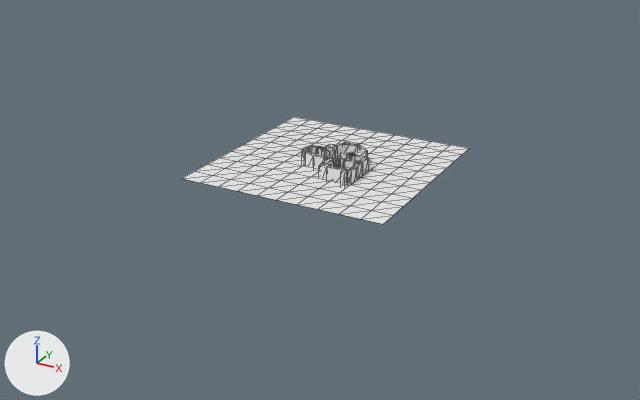
The OBJ model ET-release8.1/Tools/RecastNavExportor/Meshes/Map2.obj, before and after one commit.
The view is the same before and after, from a 50 mm lens placed at (88.0, -172.2, 75.8), pointed at (-3.6, -5.7, -7.5). The axes (+X, +Y, +Z) are drawn at lower left. The lights are the same throughout. The picture after the commit comes second. Mesh edges are drawn as thin lines. Where no turn or scale is listed for an object, it has been applied to the vertices. Vertices at exactly the same position are counted once.

Names of what the first picture shows: 'Map2'.
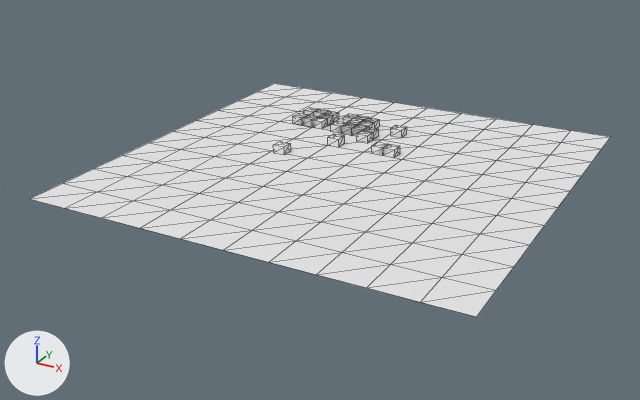
Changed parts and their boxes (x1, y1, x2, y2) in the pictures (640 x 400 px; the box of a moved part takes in the faces that stretch with it):
'Map2', reshaped (102% wider, 118% taller)
    before: (182, 117, 469, 224)
    after: (30, 83, 610, 317)
part 1 of me_map2, added
    after: (273, 141, 291, 155)
part 2 of me_map2, added
    after: (328, 134, 344, 147)
part 3 of me_map2, added
    after: (348, 118, 364, 124)
part 4 of me_map2, moved or reshaped
    before: (182, 117, 469, 224)
    after: (30, 83, 610, 317)
part 5 of me_map2, added
    after: (391, 125, 407, 138)
part 6 of me_map2, added
    after: (293, 107, 339, 129)
part 7 of me_map2, added
    after: (331, 121, 378, 143)
part 8 of me_map2, added
    after: (343, 114, 379, 128)
part 9 of me_map2, deleted
    before: (302, 142, 369, 185)
part 10 of me_map2, added
    after: (372, 142, 400, 158)

What the commit changed:
me_map2 is used by ob_map2; location (0.0, 0.0, 0.0).
me_map2 had 369 vertices, 572 faces and spanned x -28.5..21.5, y -25.1..24.9, z -3.0..3.0.
me_map2 no longer uses material mat_lit (white #e7e7e7).
me_map2 now has 245 vertices, 476 faces and spans x -50.0..50.0, y -50.0..50.0, z 0.0..2.3.
me_map2 part 1: a new loose piece, a box spanning x -19.0..-16.0, y -1.0..2.0, z 0.0..2.0, in mat_urp (white #e7e7e7).
me_map2 part 2: a new loose piece, a box spanning x -10.0..-7.0, y 10.0..13.0, z 0.0..2.0, in mat_urp (white #e7e7e7).
me_map2 part 3: a new loose piece, a box spanning x -11.0..-8.0, y 23.0..26.0, z 0.3..2.3, in mat_urp (white #e7e7e7).
me_map2 part 4: the loose piece of 121 vertices spanning x -28.5..21.5, y -25.1..24.9, z 0.0 is scaled about its middle by 2, then moved by (3.5, 0.1, 0.0).
me_map2 part 5: a new loose piece, a box spanning x 0.7..3.7, y 23.7..26.7, z 0.0..2.0, in mat_urp (white #e7e7e7).
me_map2 part 6: a new loose piece of 32 vertices spanning x -26.0..-17.0, y 20.0..29.0, z 0.0..2.0, in mat_urp (white #e7e7e7).
me_map2 part 7: a new loose piece of 28 vertices spanning x -14.0..-2.0, y 16.0..25.0, z 0.0..2.0, in mat_urp (white #e7e7e7).
me_map2 part 8: a new loose piece of 20 vertices spanning x -14.0..-5.0, y 23.0..29.0, z 0.0..2.0, in mat_urp (white #e7e7e7).
me_map2 part 9: 31 loose pieces with 248 vertices, spanning x -10.1..6.3, y -10.9..7.0, z -3.0..3.0, are deleted.
Part 10, on me_map2:
6 vertices are added at (2.0, 10.0, 0.0), (5.0, 10.0, 0.0), (2.0, 10.0, 2.0), (5.0, 10.0, 2.0), (8.0, 10.0, 0.0), (8.0, 10.0, 2.0).
6 new vertices lie (0.0, 3.0, 0.0) away from vertices in x 2.0..8.0, y 10.0, z 0.0..2.0.
24 new faces join them.
